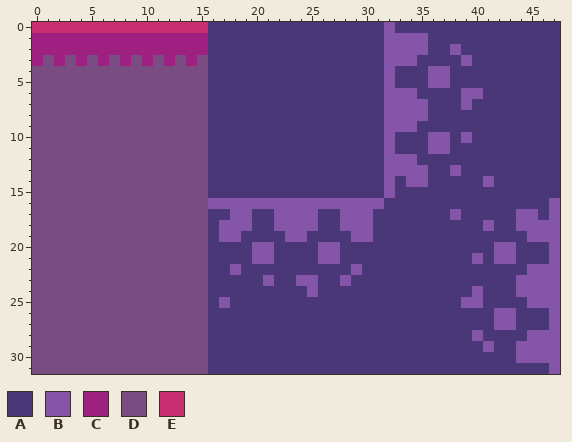
Edited in one commit: pixel-art sprite (platformer template/assets/art/tileset-placeholder.png). The picture above was drawn from the file before the commit.
The file is 48x32 pixels.
Palette (. is transparent): A #4a3778  B #8455a9  C #9e2081  D #794d81  E #c92e70
The same view after the edit:
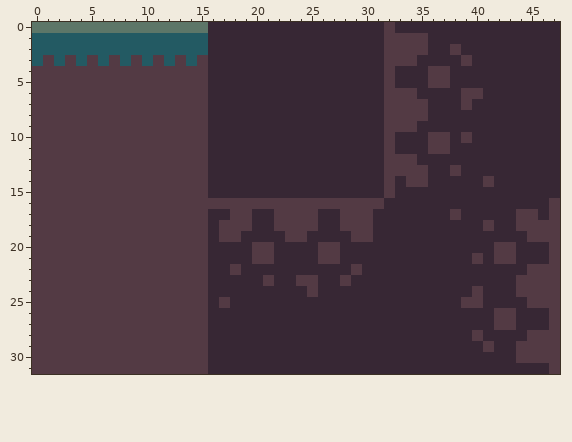
From old to new:
Colour A changes from #4a3778 to #372734.
Colour C changes from #9e2081 to #235a63.
Colour D changes from #794d81 to #533a44.
Colour E changes from #c92e70 to #5d7668.
Colour B becomes colour D in row 0 at x 32; in row 1 at x 32 to 35; in row 2 at x 32 to 35 and 38; in row 3 at x 32 to 34 and 39; in rows 4 to 5 at x 32 and 36 to 37; in row 6 at x 32 to 34 and 39 to 40.
Colour B becomes colour D in row 7 at x 32 to 35 and 39; in row 8 at x 32 to 35; in row 9 at x 32 to 34; in row 10 at x 32, 36 to 37 and 39; in row 11 at x 32 and 36 to 37; in row 12 at x 32 to 34.
Colour B becomes colour D in row 13 at x 32 to 35 and 38; in row 14 at x 32, 34 to 35 and 41; in row 15 at x 32; in row 16 at x 16 to 31 and 47; in row 17 at x 18 to 19, 22 to 25, 28 to 30, 38, 44 to 45 and 47; in row 18 at x 17 to 19, 22 to 25, 28 to 30, 41 and 44 to 47.
Colour B becomes colour D in row 19 at x 17 to 18, 23 to 24, 29 to 30 and 45 to 47; in row 20 at x 20 to 21, 26 to 27, 42 to 43 and 47; in row 21 at x 20 to 21, 26 to 27, 40, 42 to 43 and 47; in row 22 at x 18, 29 and 45 to 47; in row 23 at x 21, 24 to 25, 28 and 44 to 47; in row 24 at x 25, 40 and 44 to 47.
Colour B becomes colour D in row 25 at x 17, 39 to 40 and 45 to 47; in rows 26 to 27 at x 42 to 43 and 47; in row 28 at x 40 and 45 to 47; in row 29 at x 41 and 44 to 47; in row 30 at x 44 to 47; in row 31 at x 47.
